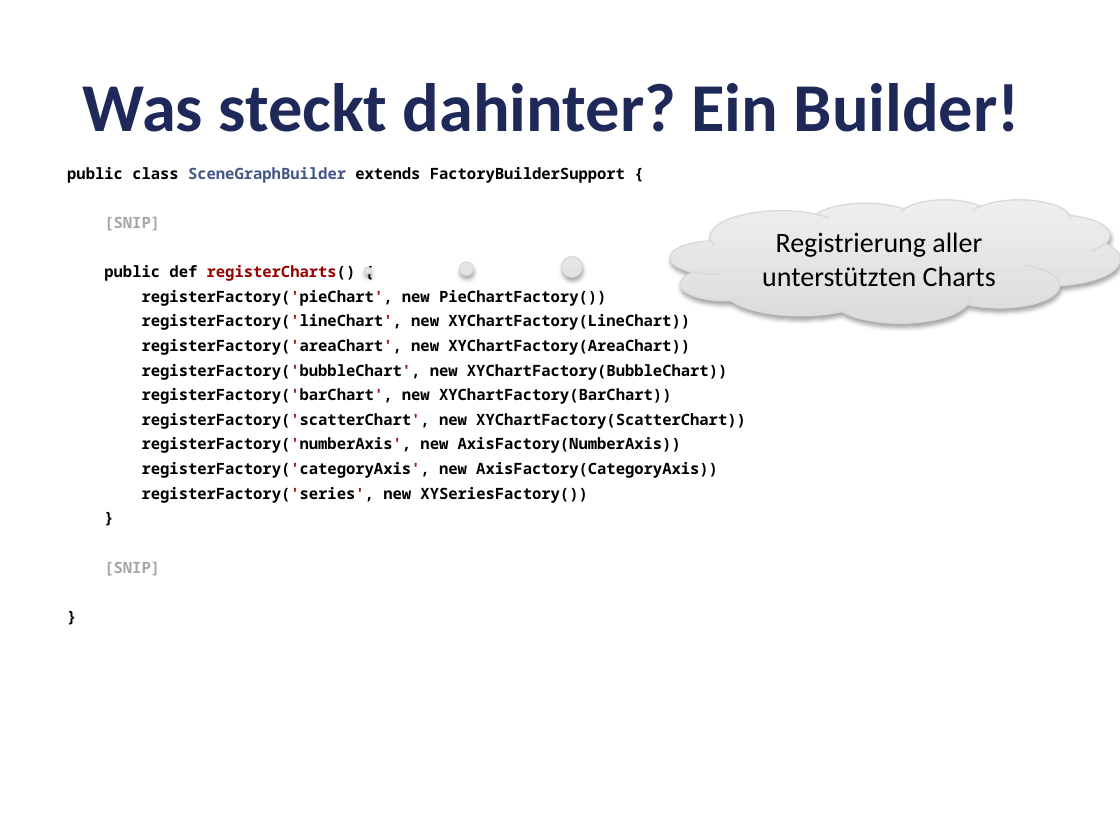
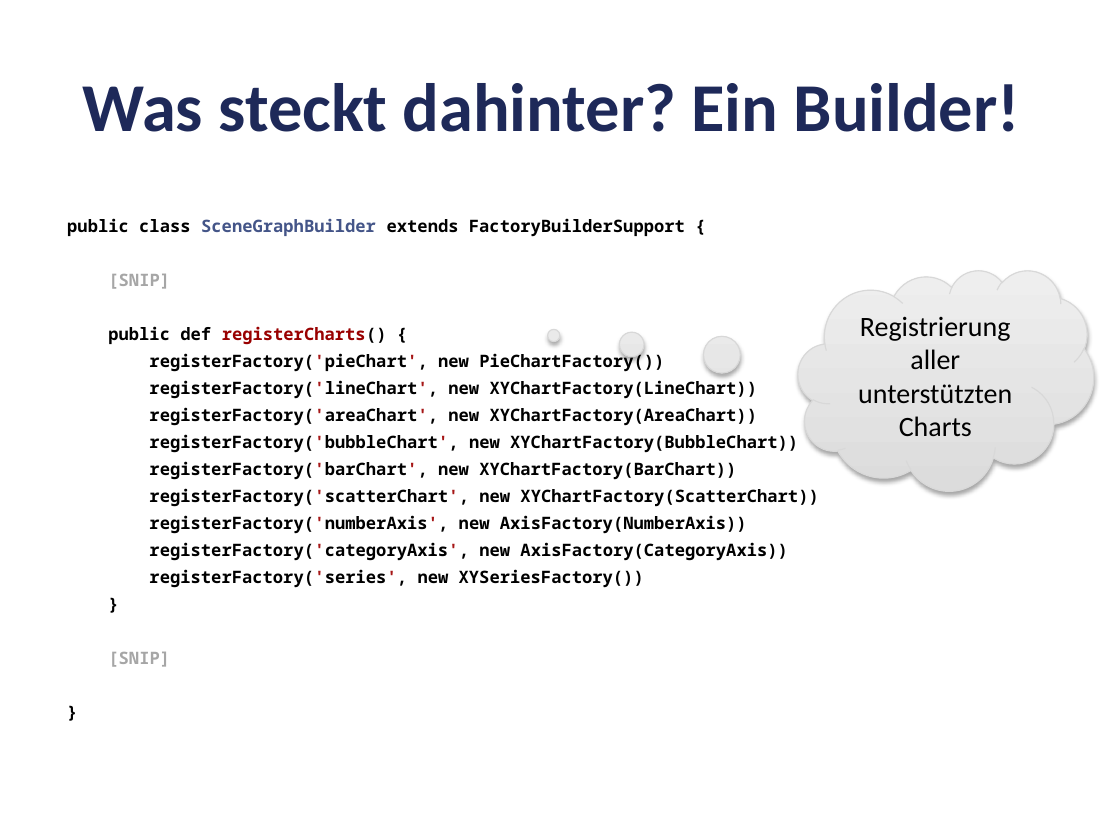
Before and after one commit to codescape/presentations, a slide deck: slide 29 of groovyfx-entfesselt-javafx/groovyfx-oop-2012.pptx. Drawn at 1120x840 pixels with LibreOffice and Linux fonts; fonts in the diff are those of the drawing; background and template pictures are left out. Boxes give left, top, right and bottom in pixels: in the first picture for what was removed or moved away, otherwise in the second. Text is boxed around its words. In the diff, an @@ line names an element or a change of style, - is before the commit and + after.

```diff
--- a/groovyfx-entfesselt-javafx/groovyfx-oop-2012.pptx
+++ b/groovyfx-entfesselt-javafx/groovyfx-oop-2012.pptx
@@ text "public class SceneGraphBuilder extends FactoryBuilderSupport ..." at [67,218,818,667]: size 10 to 11 pt @@
@@ thought cloud "Registrierung aller unterstützten Charts": place and size @@
-thought cloud "Registrierung aller unterstützten Charts" at [670,199,1120,323]
+thought cloud "Registrierung aller unterstützten Charts" at [799,270,1094,491]
@@ thought cloud "Registrierung aller unterstützten Charts" at [799,270,1094,491]: proportions changed @@
```
Also in this commit, not shown: 5 other slides changed, 11 slides added, 2 slides removed, 3 other files.
